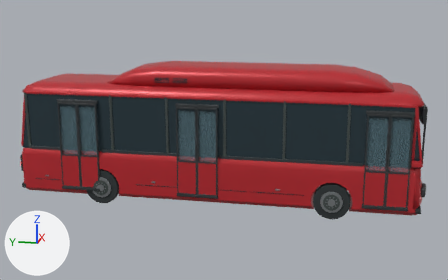
The glTF model vehicles/city_bus.glb, before and after one commit.
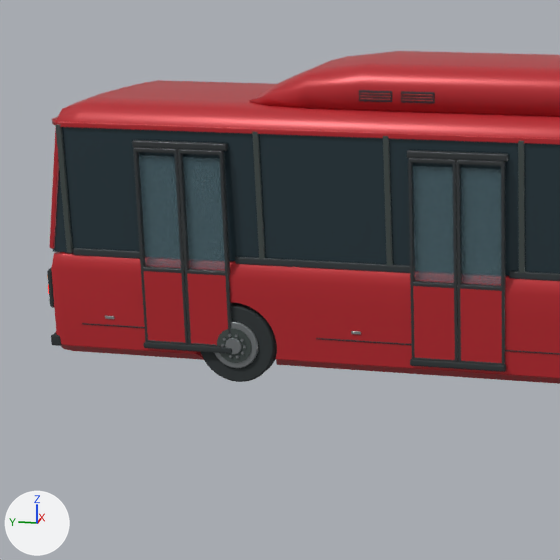
There are two pictures of each version: one whole from a camera (50 mm lens) standing at (-16.1, -3.37, 5.64) and looking at (-0.03, -0.16, 1.62), one close up on the part from 0% to 54% of the width and 14% to 100% of the height. Every picture has the same lights, and +X, +Y and +Z are marked at lower left. The older version's two pictures come first. Where no turn or scale is listed for an object, it has been applied to the vertices.
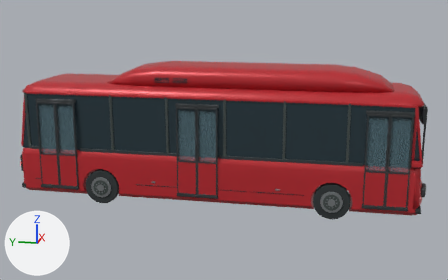
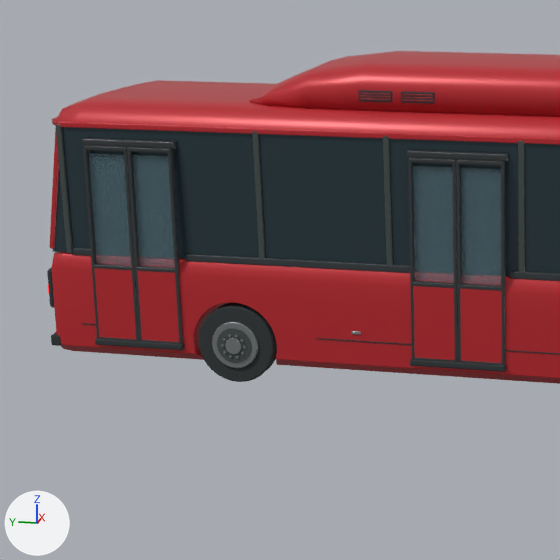
Commit message: Move the bus rear door clear of the wheel arch

Changed parts and their boxes (x1, y1, x2, y2) in the close-ups (560 x 560 px):
'Passenger door tinted glazing.004', moved: before (183, 157, 225, 271); after (133, 155, 175, 268)
'Passenger door tinted glazing.005', moved: before (139, 155, 181, 268); after (89, 153, 131, 265)
'Passenger door lower panel.005', moved: before (144, 271, 185, 343); after (94, 268, 136, 339)
'Passenger door lower panel.004', moved: before (187, 274, 228, 345); after (137, 271, 179, 342)
'Passenger door upright.008', moved: before (219, 151, 232, 339); after (168, 149, 183, 344)
'Passenger door upright.011', moved: before (133, 149, 148, 342); after (83, 147, 99, 339)
'Passenger door upright.009', moved: before (178, 151, 191, 345); after (127, 148, 142, 341)
'Passenger door upright.010', moved: before (174, 150, 189, 344); after (124, 148, 139, 341)
'Passenger doorway header.002', moved: before (132, 140, 228, 151); after (82, 138, 177, 149)
'Passenger door sill.002', moved: before (144, 341, 232, 354); after (95, 338, 184, 350)
'Passenger door cross rail.014', moved: before (178, 149, 222, 155); after (128, 147, 171, 153)
'Passenger door cross rail.013', moved: before (187, 269, 225, 276); after (137, 266, 175, 273)
'Passenger door cross rail.017', moved: before (134, 147, 178, 153); after (84, 145, 127, 151)
'Passenger door cross rail.016', moved: before (143, 266, 181, 273); after (94, 264, 132, 270)
'Passenger door cross rail.015', moved: before (148, 340, 185, 344); after (99, 337, 136, 341)
'Passenger door cross rail.012', moved: before (191, 343, 221, 346); after (142, 340, 179, 344)

Edits to the bpy script that builds the scene:
```text
Change ob_passenger_door_cross_rail_012:
    ob_passenger_door_cross_rail_012.location: (-1.24, 3.23, 0.44) -> (-1.24, 3.84, 0.44)
Change ob_passenger_door_cross_rail_013:
    ob_passenger_door_cross_rail_013.location: (-1.24, 3.23, 1.31) -> (-1.24, 3.84, 1.31)
Change ob_passenger_door_cross_rail_014:
    ob_passenger_door_cross_rail_014.location: (-1.24, 3.23, 2.7) -> (-1.24, 3.84, 2.7)
Change ob_passenger_door_cross_rail_015:
    ob_passenger_door_cross_rail_015.location: (-1.24, 3.77, 0.44) -> (-1.24, 4.38, 0.44)
Change ob_passenger_door_cross_rail_016:
    ob_passenger_door_cross_rail_016.location: (-1.24, 3.77, 1.31) -> (-1.24, 4.38, 1.31)
Change ob_passenger_door_cross_rail_017:
    ob_passenger_door_cross_rail_017.location: (-1.24, 3.77, 2.7) -> (-1.24, 4.38, 2.7)
Change ob_passenger_door_lower_panel_004:
    ob_passenger_door_lower_panel_004.location: (-1.25, 3.23, 0.88) -> (-1.25, 3.84, 0.88)
Change ob_passenger_door_lower_panel_005:
    ob_passenger_door_lower_panel_005.location: (-1.25, 3.77, 0.88) -> (-1.25, 4.38, 0.88)
Change ob_passenger_door_sill_002:
    ob_passenger_door_sill_002.location: (-1.25, 3.5, 0.41) -> (-1.25, 4.11, 0.41)
Change ob_passenger_door_tinted_glazing_004:
    ob_passenger_door_tinted_glazing_004.location: (-1.2, 3.23, 1.98) -> (-1.2, 3.84, 1.98)
Change ob_passenger_door_tinted_glazing_005:
    ob_passenger_door_tinted_glazing_005.location: (-1.2, 3.77, 1.98) -> (-1.2, 4.38, 1.98)
Change ob_passenger_door_upright_008:
    ob_passenger_door_upright_008.location: (-1.24, 2.99, 1.57) -> (-1.24, 3.6, 1.57)
Change ob_passenger_door_upright_009:
    ob_passenger_door_upright_009.location: (-1.24, 3.48, 1.57) -> (-1.24, 4.09, 1.57)
Change ob_passenger_door_upright_010:
    ob_passenger_door_upright_010.location: (-1.24, 3.52, 1.57) -> (-1.24, 4.13, 1.57)
Change ob_passenger_door_upright_011:
    ob_passenger_door_upright_011.location: (-1.24, 4.01, 1.57) -> (-1.24, 4.62, 1.57)
Change ob_passenger_doorway_header_002:
    ob_passenger_doorway_header_002.location: (-1.19, 3.5, 2.76) -> (-1.19, 4.11, 2.76)
```
